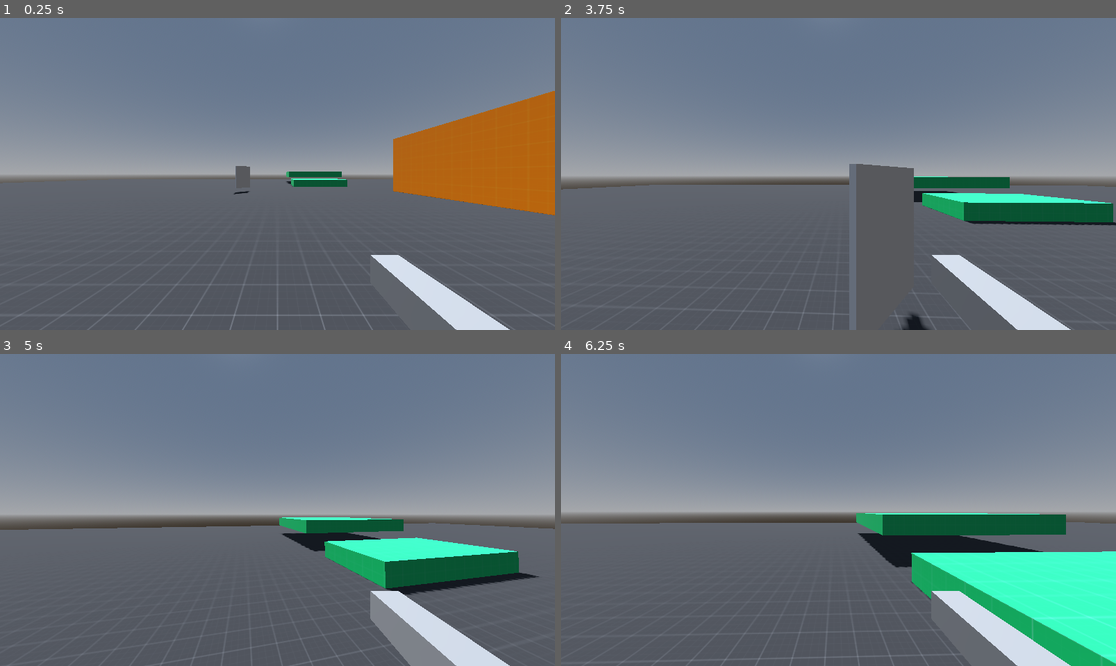
Above: before the commit, frames 1-4 (two rows, left to right).
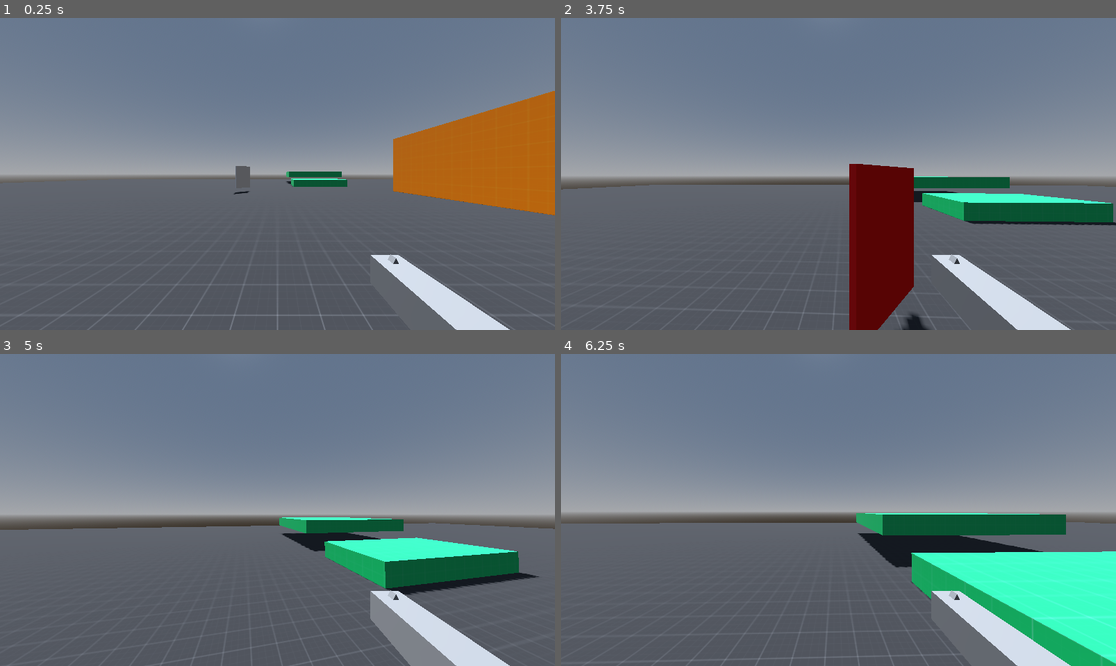
Above: after the commit, the same moments.

Repository: sam0622/fps
Game: Godot game, scene res://src/levels/testing_ground.tscn
Two runs of this game, one before a commit and one after it. Both use one fixed random seed, a clock stepped at 60 frames per second and the inputs below.
Inputs (mouse positions are in pixels of both pictures, inside the frame that each line leads up to):
- Up to frame 1 (0.25 s): no input
- Up to frame 2 (3.75 s): move the mouse to (832, 180) at 0.52 s; press the mouse at (832, 180) at 0.53 s; hold W (moveUp) 0.53-2.78 s; tap Space (Jump) at 0.77, 1.52, 3.02 s; move the mouse to (877, 177) at 1.27 s; release the mouse at (877, 177) at 1.28 s; click (877, 177) at 1.35 s; move the mouse to (794, 170) at 2.02 s; press the mouse at (794, 170) at 2.03 s; move the mouse to (844, 174) at 2.77 s; release the mouse at (844, 174) at 2.78 s; hold Left (moveLeft) 2.78-3.53 s; click (844, 174) at 2.85 s; move the mouse to (816, 167) at 3.52 s; press the mouse at (816, 167) at 3.53 s; hold W (moveUp) from 3.53 s (still down)
- Up to frame 3 (5 s): tap Space (Jump) at 3.77, 4.52 s; tap Escape (free_mouse) at 4.15 s; move the mouse to (399, 494) at 4.27 s; release W (moveUp) at 4.28 s; release the mouse at (399, 494) at 4.28 s; hold Right (moveRight) from 4.28 s (still down); click (399, 494) at 4.35 s
- Up to frame 4 (6.25 s): move the mouse to (810, 510) at 5.02 s; release Right (moveRight) at 5.03 s; press the mouse at (810, 510) at 5.03 s; hold W (moveUp) 5.03-5.78 s; move the mouse to (849, 503) at 5.77 s; release the mouse at (849, 503) at 5.78 s; hold Right (moveRight) from 5.78 s (still down); click (849, 503) at 5.85 s; tap Space (Jump) at 6.02 s

The runs differ from the first frame. In frame 1, less than 0.1% of the frame differs, in the area x 69-72%, y 75-79%; in frame 2, 5.7%, in the area x 51-72%, y 46-100%; in frame 3, less than 0.1%; in frame 4, less than 0.1%.

Commit message:
more gun refinement

Diff:
--- a/project.godot
+++ b/project.godot
@@ -16,7 +16,7 @@
 
 [autoload]
 
-GameManager="*res://src/scripts/nodes/game_manager.gd"
+GameManager="*res://src/scripts/classes/globals/game_manager.gd"
 
 [editor]
 
@@ -30,7 +30,6 @@
 [global_group]
 
 player=""
-target="things that can be shot"
 enemy=""
 
 [input]
--- a/src/levels/testing_ground.tscn
+++ b/src/levels/testing_ground.tscn
@@ -63,5 +63,5 @@
 block_color_group = 1
 block_style = 2
 
-[node name="StaticBody3D" parent="." instance=ExtResource("4_xbaqn")]
+[node name="StaticBody3D" parent="." groups=["shootable"] instance=ExtResource("4_xbaqn")]
 transform = Transform3D(0.706106, 0, 0.708106, 0, 1, 0, -0.708106, 0, 0.706106, -3.21148, 1.8627, -14.6721)
--- a/src/scenes/guns/gun.tscn
+++ b/src/scenes/guns/gun.tscn
@@ -1,11 +1,13 @@
-[gd_scene load_steps=6 format=3 uid="uid://b04ta5xdlql6k"]
+[gd_scene load_steps=7 format=3 uid="uid://b04ta5xdlql6k"]
 
-[ext_resource type="Script" uid="uid://hardpka2ghju" path="res://src/scripts/nodes/guns/gun.gd" id="1_4oid1"]
+[ext_resource type="Script" uid="uid://hardpka2ghju" path="res://src/scripts/classes/guns/gun.gd" id="1_4oid1"]
 [ext_resource type="Script" uid="uid://dwihrndygdwxr" path="res://addons/LineRenderer/line_renderer.gd" id="2_4oid1"]
 [ext_resource type="Material" uid="uid://c1uh3h4vq3qsh" path="res://assets/resources/bullet_trail.tres" id="2_d1pt8"]
 
 [sub_resource type="BoxMesh" id="BoxMesh_4oid1"]
 size = Vector3(0.75, 0.2, 0.2)
+
+[sub_resource type="PrismMesh" id="PrismMesh_d1pt8"]
 
 [sub_resource type="ImmediateMesh" id="ImmediateMesh_d1pt8"]
 
@@ -18,6 +20,10 @@
 [node name="GunModel" type="MeshInstance3D" parent="."]
 transform = Transform3D(-4.37114e-08, 0, 1, 0, 1, 0, -1, 0, -4.37114e-08, -0.000481844, 0, -0.00664544)
 mesh = SubResource("BoxMesh_4oid1")
+
+[node name="ForwardIndicator" type="MeshInstance3D" parent="GunModel"]
+transform = Transform3D(-2.18557e-09, 0, 0.05, 0, 0.05, 0, -0.05, 0, -2.18557e-09, 0.287152, 0.111678, 1.25438e-08)
+mesh = SubResource("PrismMesh_d1pt8")
 
 [node name="Muzzle" type="Marker3D" parent="."]
 transform = Transform3D(-1, 8.74228e-08, 0, -8.74228e-08, -1, 0, 0, 0, 1, 0, 0, -0.345)
@@ -32,4 +38,8 @@
 end_thickness = 0.05
 metadata/_custom_type_script = "uid://dwihrndygdwxr"
 
+[node name="RayCast3D" type="RayCast3D" parent="Muzzle"]
+transform = Transform3D(-1, 8.74228e-08, 0, -8.74228e-08, -1, 0, 0, 0, 1, 0, 0, 0)
+target_position = Vector3(0, 0, -1000)
+
 [connection signal="timeout" from="Cooldown" to="." method="_on_cooldown_timeout"]
--- a/src/scenes/player/player.tscn
+++ b/src/scenes/player/player.tscn
@@ -1,6 +1,6 @@
 [gd_scene load_steps=5 format=3 uid="uid://7gv6q50fuutj"]
 
-[ext_resource type="Script" uid="uid://cyxkphoxfxfkl" path="res://src/scripts/nodes/player.gd" id="1_1w47b"]
+[ext_resource type="Script" uid="uid://cyxkphoxfxfkl" path="res://src/scripts/classes/player.gd" id="1_1w47b"]
 
 [sub_resource type="CapsuleShape3D" id="CapsuleShape3D_emkox"]
 
--- a/src/scenes/static_target.tscn
+++ b/src/scenes/static_target.tscn
@@ -1,6 +1,6 @@
 [gd_scene load_steps=4 format=3 uid="uid://dsjjwhl1ox0am"]
 
-[ext_resource type="Script" uid="uid://cbcccsxgw83n8" path="res://src/scripts/target.gd" id="1_0sfdl"]
+[ext_resource type="Script" uid="uid://cbcccsxgw83n8" path="res://src/scripts/classes/static_target.gd" id="1_0sfdl"]
 
 [sub_resource type="BoxMesh" id="BoxMesh_jchhb"]
 size = Vector3(1.5, 2, 0.1)
@@ -8,8 +8,9 @@
 [sub_resource type="ConcavePolygonShape3D" id="ConcavePolygonShape3D_gqk81"]
 data = PackedVector3Array(-0.75, 1, 0.05, 0.75, 1, 0.05, -0.75, -1, 0.05, 0.75, 1, 0.05, 0.75, -1, 0.05, -0.75, -1, 0.0 …(500 unchanged characters)…
 
-[node name="StaticBody3D" type="StaticBody3D" groups=["target"]]
+[node name="StaticBody3D" type="StaticBody3D" groups=["shootable"]]
 script = ExtResource("1_0sfdl")
+metadata/_custom_type_script = "uid://cbcccsxgw83n8"
 
 [node name="MeshInstance3D" type="MeshInstance3D" parent="."]
 mesh = SubResource("BoxMesh_jchhb")
--- a/src/scripts/nodes/guns/gun.gd
+++ b/src/scripts/classes/guns/gun.gd
@@ -16,11 +16,11 @@
 	AUTO
 }
 
-const UID := "uid://b04ta5xdlql6k"
+static var UID := "uid://b04ta5xdlql6k"
 
 @export var ammo := 5
 @export var damage := 10
-@export var fire_cooldown := 0.25
+@export var fire_cooldown := 0.35
 @export var fire_mode: FireMode
 @export var position_offset: Vector3
 
@@ -30,6 +30,7 @@
 @onready var cooldown := $Cooldown
 @onready var player := get_tree().get_first_node_in_group("player") as Player
 @onready var line := $Muzzle/LineRenderer3D
+@onready var player_ray := player.ray as RayCast3D
 
 
 func _ready() -> void:
@@ -42,6 +43,9 @@
 	if state == GunState.SHOOTING:
 		line.points[0] = $Muzzle.global_position
 		line.points[1] = get_target_position()
+		print(line.points[1])
+		print($Muzzle/RayCast3D.target_position)
+
 
 
 func get_target_position() -> Vector3:
@@ -49,20 +53,34 @@
 	var ray_origin = $Muzzle.global_position
 	var ray_end = -(ray_origin + camera_direction * 1000)
 
-	if player.ray.is_colliding():
-		return player.ray.get_collision_point()
+	if player_ray.is_colliding():
+		return player_ray.get_collision_point()
 	else:
-		print(ray_end)
 		return ray_end
 
 
+func get_colliding_ray() -> RayCast3D:
+	if player_ray.is_colliding():
+		return player_ray
+	elif $Muzzle/RayCast3D.is_colliding():
+		return $Muzzle/RayCast3D
+	else:
+		return null
+
+
 func shoot() -> void:
-	print(player.ray.is_colliding())
-	line.show()
-	state = GunState.SHOOTING
-	await get_tree().create_timer(0.1).timeout
-	state = GunState.COOLDOWN
-	line.hide()
+	if state == GunState.IDLE:
+		if not get_colliding_ray() == null:
+			var collision := get_colliding_ray().get_collider()
+			if collision.has_method("_on_shot"):
+				collision = collision as Shootable
+				collision._on_shot(self)
+		line.show()
+		state = GunState.SHOOTING
+		await get_tree().create_timer(0.1).timeout
+		state = GunState.COOLDOWN
+		cooldown.start()
+		line.hide()
 
 
 func _on_cooldown_timeout() -> void:
--- a/src/scripts/nodes/player.gd
+++ b/src/scripts/classes/player.gd
@@ -4,12 +4,14 @@
 const speed := 5.0
 const JUMP_VELOCITY := 4.5
 
+@export var gun_type := Gun.new()
+
 var gravity := ProjectSettings.get_setting("physics/3d/default_gravity") as float
 var mouse_sensitivity := 1200
 var mouse_relative_x := 0
 var mouse_relative_y := 0
-var base_gun := preload("res://src/scenes/guns/gun.tscn")
-var equipped_gun: Gun
+var equipped_gun
+
 
 @onready var camera := get_viewport().get_camera_3d()
 @onready var ray := $Head/Camera3d/RayCast3D
@@ -18,7 +20,7 @@
 func _ready() -> void:
 	ray.add_exception(self)
 	Input.mouse_mode = Input.MOUSE_MODE_CAPTURED
-	equip_gun(base_gun)
+	equip_gun(gun_type)
 
 
 
@@ -53,20 +55,14 @@
 		if event.button_index == MOUSE_BUTTON_LEFT and Input.mouse_mode == Input.MOUSE_MODE_VISIBLE:
 			Input.mouse_mode = Input.MOUSE_MODE_CAPTURED
 		if event.is_action_pressed("left_click"):
-			shoot()
+			equipped_gun.shoot()
 
 
-func equip_gun(type: PackedScene) -> void:
-	var instance := type.instantiate()
+func equip_gun(gun: Gun) -> void:
+	var uid := load(gun.UID)
+	var instance = uid.instantiate()
+	print(instance)
 	$Head/Camera3d/GunMarker.add_child(instance)
 	equipped_gun = get_node_or_null("Head/Camera3d/GunMarker/Gun")
 	print(get_tree_string_pretty())
 	print(equipped_gun)
-
-
-func shoot() -> void:
-	equipped_gun.shoot()
-	if ray.is_colliding():
-		var collision = ray.get_collider()
-		if collision.is_in_group("target"):
-			collision.on_shot(equipped_gun)
--- a/src/scripts/target.gd
+++ b/src/scripts/classes/static_target.gd
@@ -1,3 +1,4 @@
+class_name StaticTarget
 extends Shootable
 
 @onready var mesh := $MeshInstance3D
@@ -7,7 +8,7 @@
 	surf.albedo_color = Color.WHITE  # Set the initial color
 	mesh.set_surface_override_material(0, surf)  # Apply the material to the mesh
 
-func on_shot(gun_type: Gun) -> void:
+func _on_shot(gun_type: Gun) -> void:
 	surf.albedo_color = Color.RED  # Change the color on shot
 	await get_tree().create_timer(2.5).timeout  # Wait for 2.5 seconds
 	surf.albedo_color = Color.WHITE  # Reset the color after waiting
--- a/src/scripts/nodes/game_manager.gd
+++ /dev/null
@@ -1,15 +0,0 @@
-extends Node
-
-var time := Time.get_ticks_msec()
-var last_esc: int
-
-func _process(delta: float) -> void:
-	time = Time.get_ticks_msec()
-
-
-func _unhandled_input(event: InputEvent) -> void:
-	if event.is_action_pressed("free_mouse"):
-		Input.mouse_mode = Input.MOUSE_MODE_VISIBLE
-		if time - last_esc <= 500:
-			get_tree().quit()
-		last_esc = time
Renamed: src/scripts/globals/game_manager.gd -> src/scripts/classes/globals/game_manager.gd
Renamed: src/scripts/nodes/game_manager.gd.uid -> src/scripts/classes/globals/game_manager.gd.uid
Renamed: src/scripts/nodes/guns/gun.gd.uid -> src/scripts/classes/guns/gun.gd.uid
Renamed: src/scripts/nodes/player.gd.uid -> src/scripts/classes/player.gd.uid
Renamed: src/scripts/nodes/shootable.gd -> src/scripts/classes/shootable.gd
Renamed: src/scripts/nodes/shootable.gd.uid -> src/scripts/classes/shootable.gd.uid
Renamed: src/scripts/target.gd.uid -> src/scripts/classes/static_target.gd.uid
Not shown, removed: src/scripts/globals/game_manager.gd.uid
